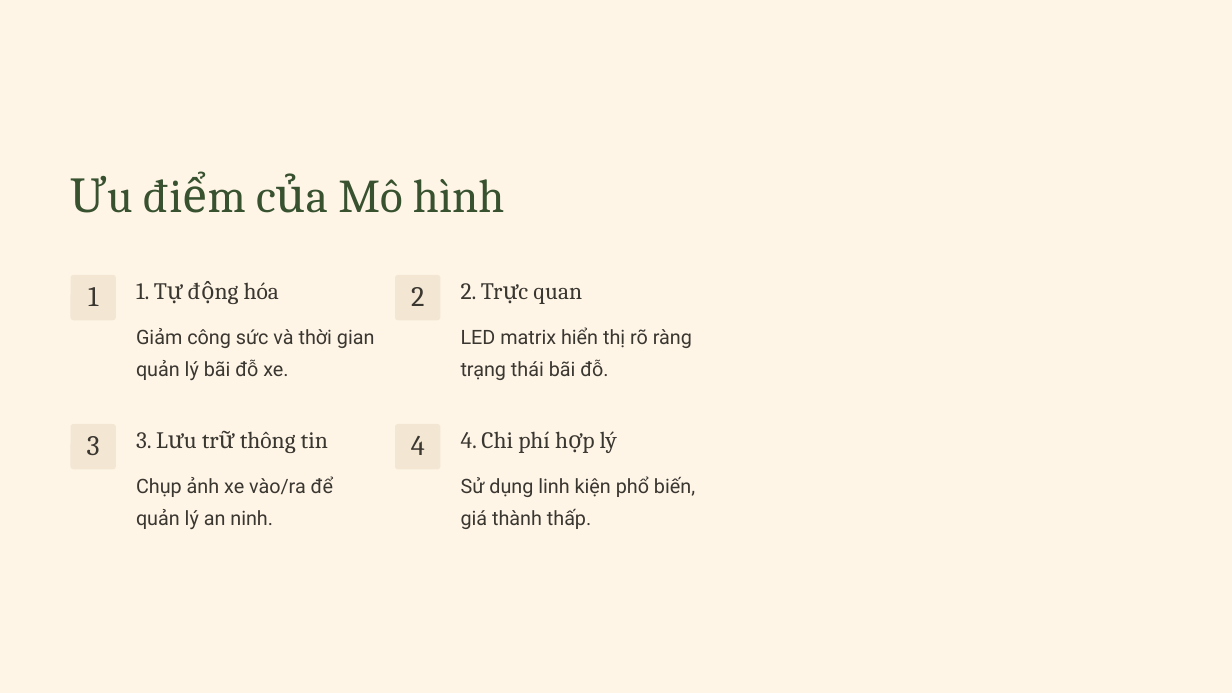
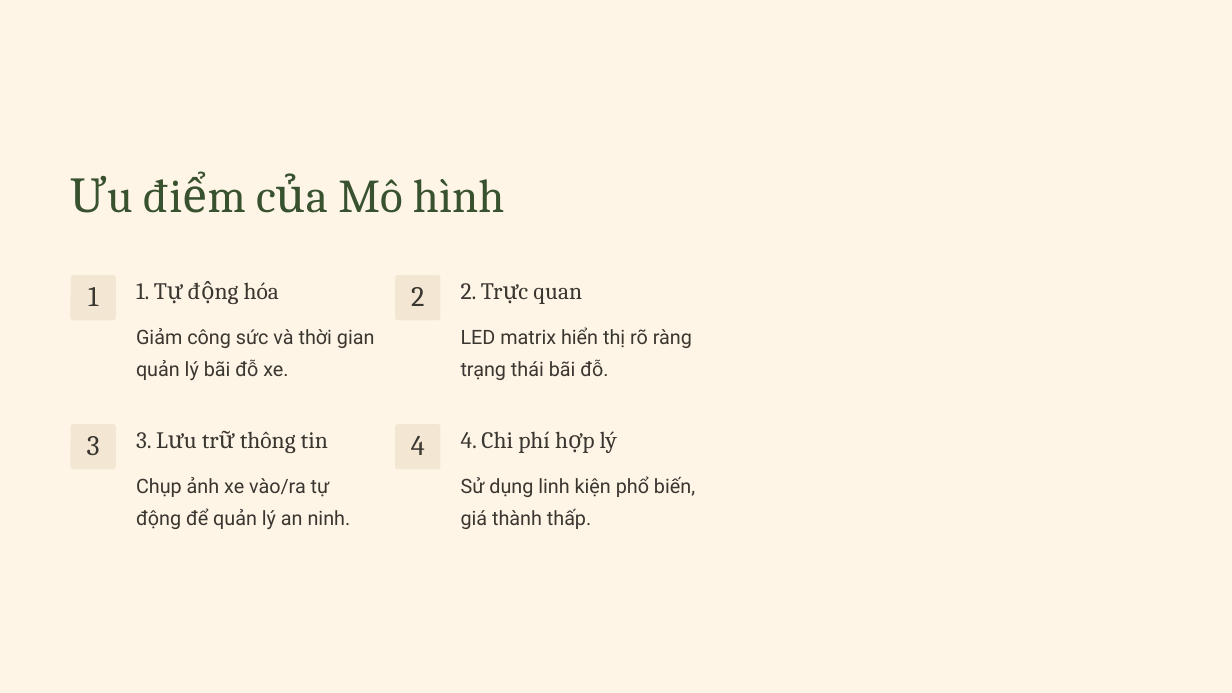
Before and after one commit to dangdoday/Smart-Parking, a slide deck: slide 7 of ppt.pptx. Drawn at 1232x693 pixels with LibreOffice and Linux fonts; fonts in the diff are those of the drawing; background and template pictures are left out. Boxes give left, top, right and bottom in pixels: in the first picture for what was removed or moved away, otherwise in the second. Text is boxed around its words. In the diff, an @@ line names an element or a change of style, - is before the commit and + after.

```diff
--- a/ppt.pptx
+++ b/ppt.pptx
@@ text at box(136, 477, 351, 529): text changed @@
-Chụp ảnh xe vào/ra để quản lý an ninh.
+Chụp ảnh xe vào/ra tự động để quản lý an ninh.
```
Also in this commit, not shown: 1 other slide changed.
